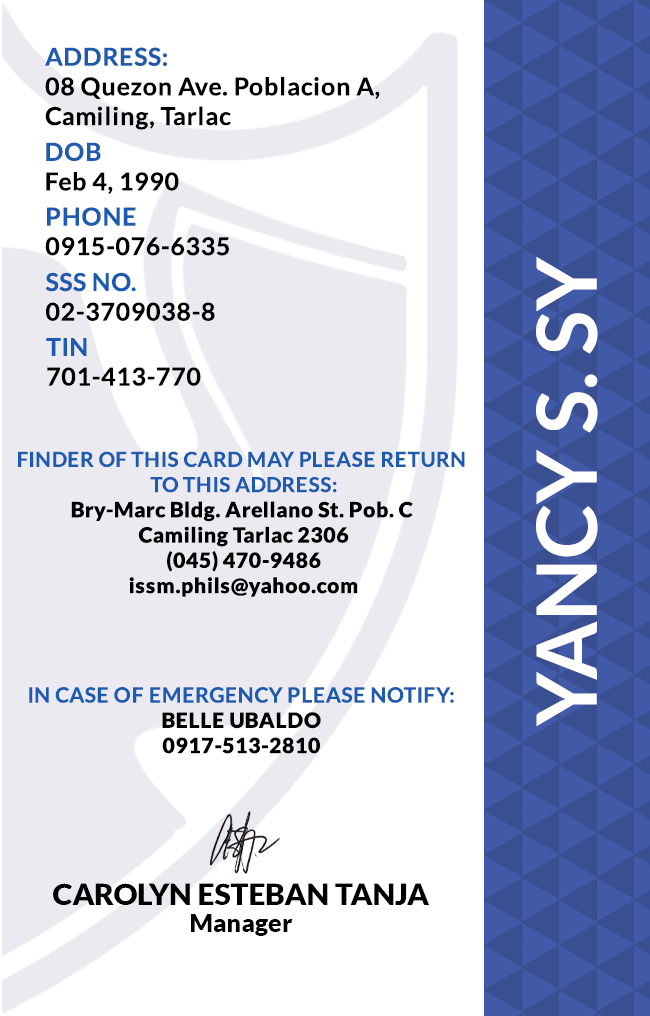
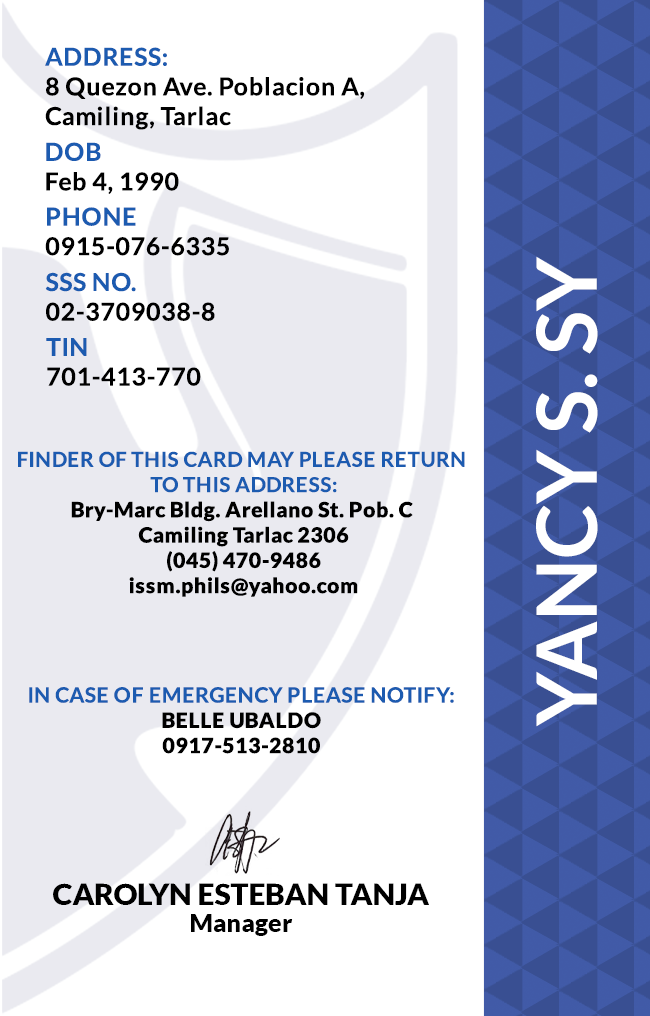
Before/after of a (650, 1016) layered artwork. What changed in the layer stack:
renamed "ADDRESS: 08 Quezon Ave. Poblacion A, Camiling, Tarlac" to "ADDRESS: 8 Quezon Ave. Poblacion A, Camiling, Tarlac", painted on it over [45, 77, 380, 99]
